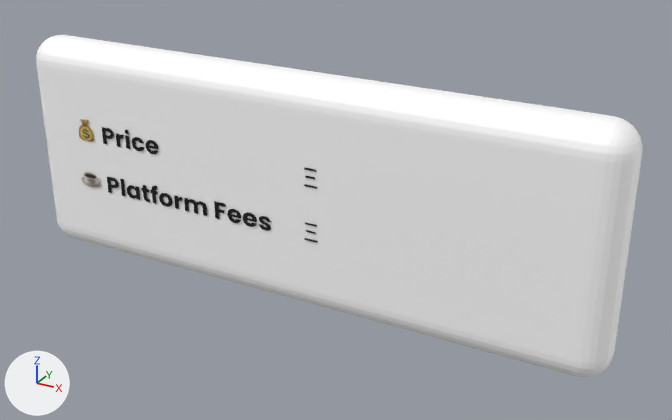
Two versions of the glTF model packages/dcl/models/mintCard.glb, one commit apart.
Rendered twice from a 50 mm camera at (1.57, -2.57, 1.24) aimed at (0.14, 0.04, -0.07). The lights are fixed; the arrows at lower left show +X, +Y and +Z. Where no turn or scale is listed for an object, it has been applied to the vertices.

The first picture shows 'mintCard.003', 'text.002'.
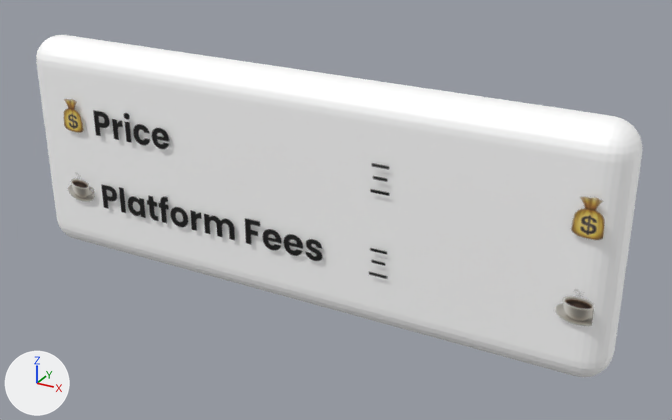
Patch to the scene script:
```diff
--- a/packages/dcl/models/mintCard.glb.py
+++ b/packages/dcl/models/mintCard.glb.py
@@ me_plane_019 @@
+me_plane_019.from_pydata(...)  # 4 vertices, 2 faces; spans x -1.08..1.08, y -0.11, z -0.39..0.39
+me_plane_019.materials.append(mat_mintcard)
@@ ob_text_002 @@
-ob_text_002 = bpy.data.objects.new('text.002', me_plane_016)
-ob_text_002.location = (0.0, 0.0, 0.0)
@@ ob_text_001 @@
+ob_text_001 = bpy.data.objects.new('text.001', me_plane_019)
+ob_text_001.location = (0.0, 0.0, 0.0)
```

What differs and where, as boxes (x1, y1, x2, y2) in the pictures (672 x 420 px):
'text.001', added
    after: (64, 99, 605, 326)
'text.002', deleted
    before: (79, 119, 318, 243)
